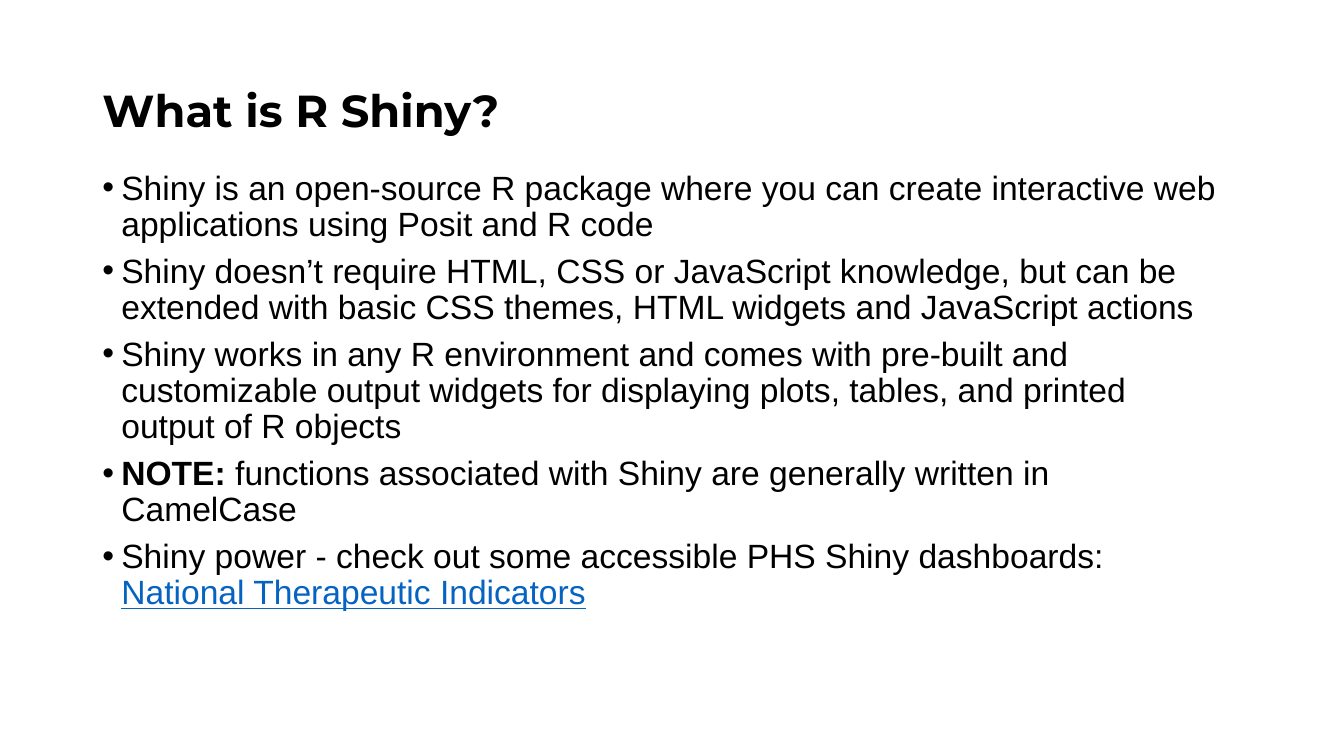
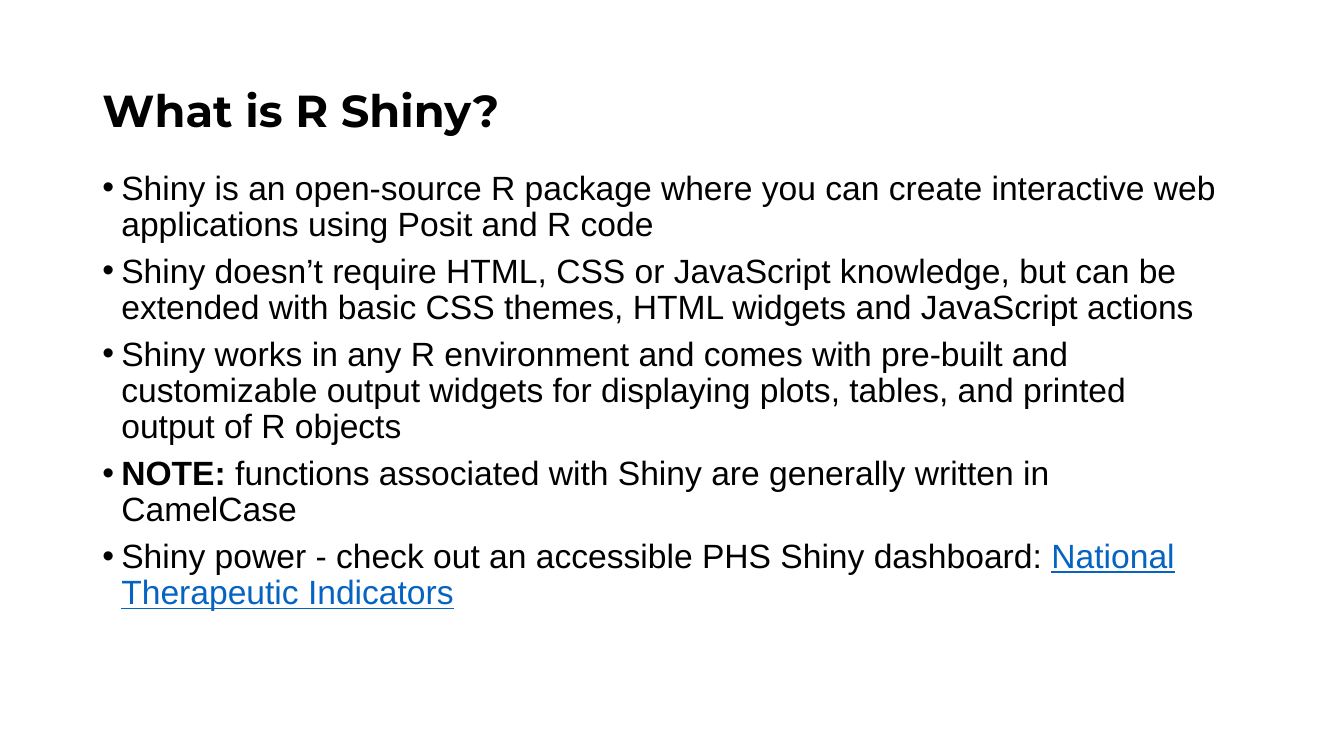
Before and after one commit to Public-Health-Scotland/learn-shiny, a slide deck: slide 3 of Day 1/slides/Shiny_Day_1.pptx. Drawn at 1344x756 pixels with LibreOffice and Linux fonts; fonts in the diff are those of the drawing; background and template pictures are left out. Boxes give left, top, right and bottom in pixels: in the first picture for what was removed or moved away, otherwise in the second. Text is boxed around its words. In the diff, an @@ line names an element or a change of style, - is before the commit and + after.

```diff
--- a/Day 1/slides/Shiny_Day_1.pptx
+++ b/Day 1/slides/Shiny_Day_1.pptx
@@ text at (121,543,1174,611): text changed @@
-• Shiny power - check out some accessible PHS Shiny dashboards: National Therapeutic Indicators
+• Shiny power - check out an accessible PHS Shiny dashboard: National Therapeutic Indicators
```
Also in this commit, not shown: 8 other slides changed, 1 other file.
